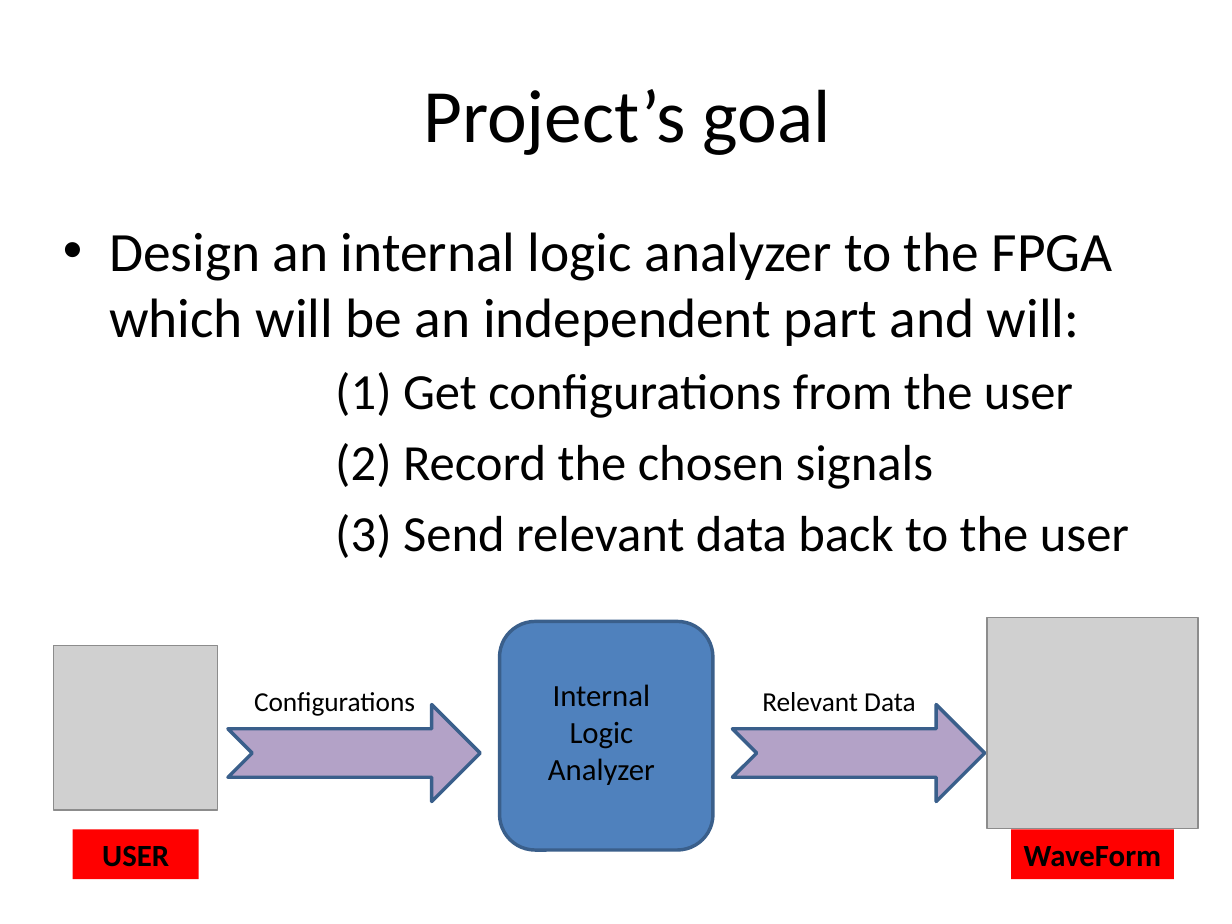
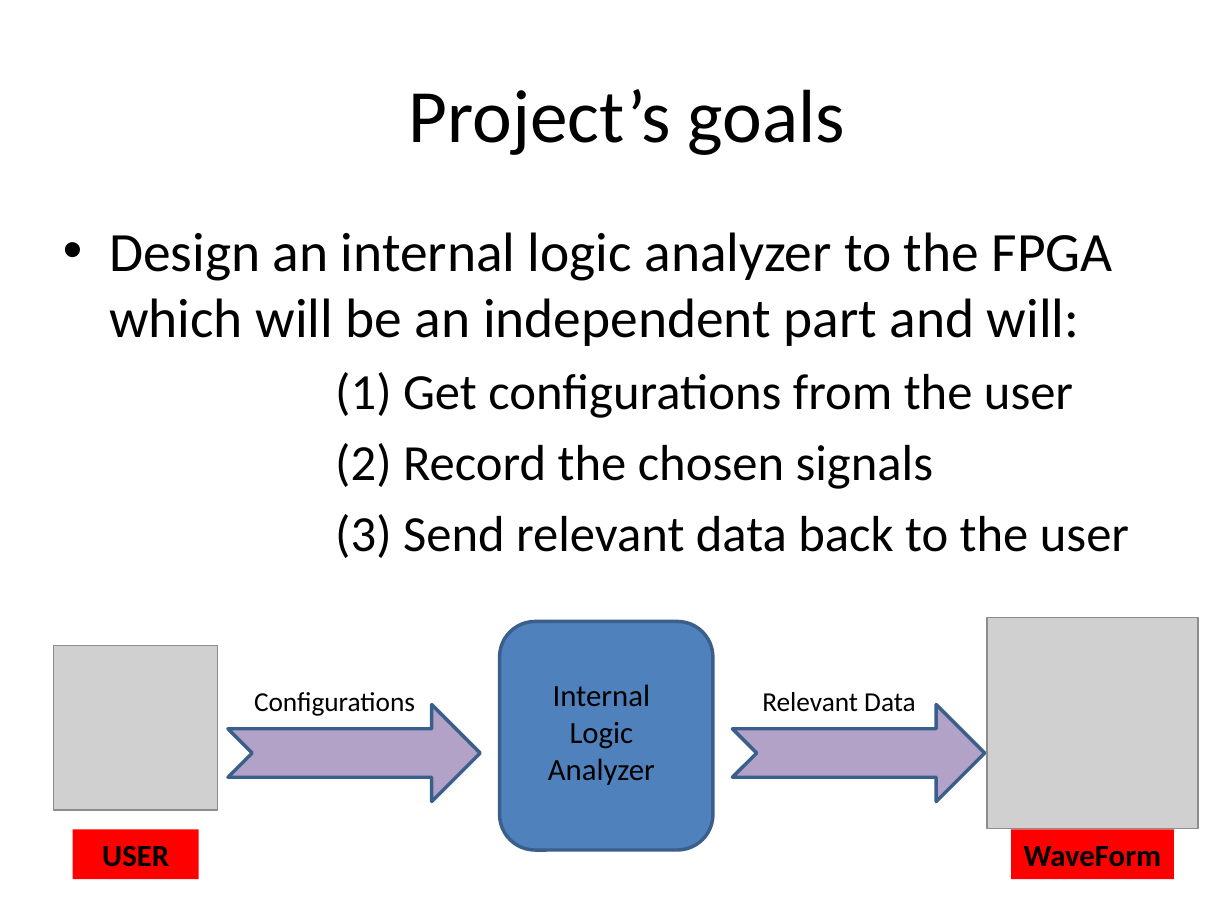
Before and after one commit to battellino/moran-zvika-project, a slide deck: slide 2 of PART B FINAL/הגשה/פוסטר.pptx. Drawn at 1232x924 pixels with LibreOffice and Linux fonts; fonts in the diff are those of the drawing; grey boxes stand for pictures; background and template pictures are left out. Boxes give left, top, right and bottom in pixels: in the first picture for what was removed or moved away, otherwise in the second. Text is boxed around its words. In the diff, an @@ line names an element or a change of style, - is before the commit and + after.

```diff
--- a/PART B FINAL/הגשה/פוסטר.pptx
+++ b/PART B FINAL/הגשה/פוסטר.pptx
@@ title at (x1=409, y1=89, x2=845, y2=155): text changed @@
-Project’s goal
+Project’s goals
```
Also in this commit, not shown: 1 other slide changed, 1 slide added.
